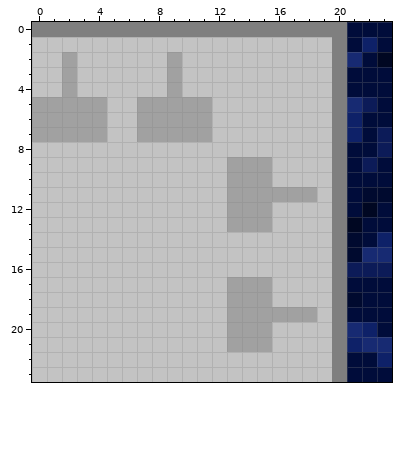
Edited in one commit: pixel-art sprite (Source/LodeNaVode/wwwroot/css/textury/boknap.png). That is the earlier state.
The file is 24x24 pixels.
Once edited:
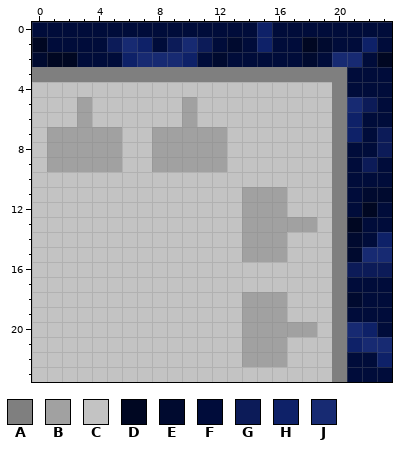
Palette (. is transparent): A #7f7f7f  B #a1a1a1  C #c3c3c3  D #000722  E #000a2f  F #000c3a  G #0c1b58  H #0e2168  J #172a72
From old to new:
@@ x 0..23 @@
- 0 AAAAAAAAAAAAAAAAAAAAAFFF
- 1 CCCCCCCCCCCCCCCCCCCCAFHF
- 2 CCBCCCCCCBCCCCCCCCCCAJFD
- 3 CCBCCCCCCBCCCCCCCCCCAFFF
- 4 CCBCCCCCCBCCCCCCCCCCAFFF
- 5 BBBBBCCBBBBBCCCCCCCCAJGF
- 6 BBBBBCCBBBBBCCCCCCCCAHFF
- 7 BBBBBCCBBBBBCCCCCCCCAHFG
- 8 CCCCCCCCCCCCCCCCCCCCAFFG
- 9 CCCCCCCCCCCCCBBBCCCCAFGF
-10 CCCCCCCCCCCCCBBBCCCCAFFF
-11 CCCCCCCCCCCCCBBBBBBCAFEE
-12 CCCCCCCCCCCCCBBBCCCCAFDF
-13 CCCCCCCCCCCCCBBBCCCCADFF
-14 CCCCCCCCCCCCCCCCCCCCAEFH
-15 CCCCCCCCCCCCCCCCCCCCAEJJ
+ 0 FFFFFFFFFFFFFFFHFFFFFFFF
+ 1 DFFFFGJHFGJGFEFHFFDEFFHF
+ 2 EDDFFFHJJJHFEFFFFFEFJJFD
+ 3 AAAAAAAAAAAAAAAAAAAAAFFF
+ 4 CCCCCCCCCCCCCCCCCCCCAFFF
+ 5 CCCBCCCCCCBCCCCCCCCCAJGF
+ 6 CCCBCCCCCCBCCCCCCCCCAHFF
+ 7 CBBBBBCCBBBBBCCCCCCCAHFG
+ 8 CBBBBBCCBBBBBCCCCCCCAFFG
+ 9 CBBBBBCCBBBBBCCCCCCCAFGF
+10 CCCCCCCCCCCCCCCCCCCCAFFF
+11 CCCCCCCCCCCCCCBBBCCCAFEE
+12 CCCCCCCCCCCCCCBBBCCCAFDF
+13 CCCCCCCCCCCCCCBBBBBCADFF
+14 CCCCCCCCCCCCCCBBBCCCAEFH
+15 CCCCCCCCCCCCCCBBBCCCAEJJ
 16 CCCCCCCCCCCCCCCCCCCCAGGG
-17 CCCCCCCCCCCCCBBBCCCCAFFF
-18 CCCCCCCCCCCCCBBBCCCCAEFF
-19 CCCCCCCCCCCCCBBBBBBCAFFF
-20 CCCCCCCCCCCCCBBBCCCCAJHF
-21 CCCCCCCCCCCCCBBBCCCCAHJJ
-22 CCCCCCCCCCCCCCCCCCCCAFFH
+17 CCCCCCCCCCCCCCCCCCCCAFFF
+18 CCCCCCCCCCCCCCBBBCCCAEFF
+19 CCCCCCCCCCCCCCBBBCCCAFFF
+20 CCCCCCCCCCCCCCBBBBBCAJHF
+21 CCCCCCCCCCCCCCBBBCCCAHJJ
+22 CCCCCCCCCCCCCCBBBCCCAFFH
 23 CCCCCCCCCCCCCCCCCCCCAFFF
Changed places in both pictures, as pixel boxes (x1, y1, x2, y2):
changed: (32, 22, 347, 367)
